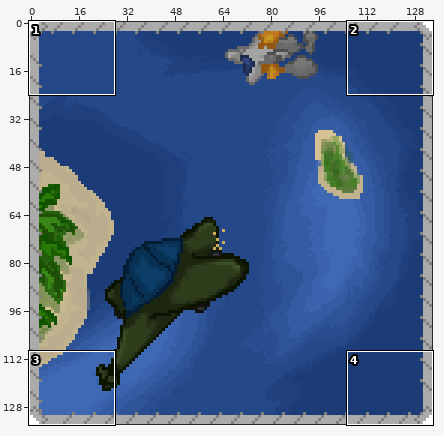
Edited in one commit: sprite sheet (assets/textures/levels/Level1.png). The first picture is a wide view before the edit; the outline marks the close-up.
Close-up. Old version:
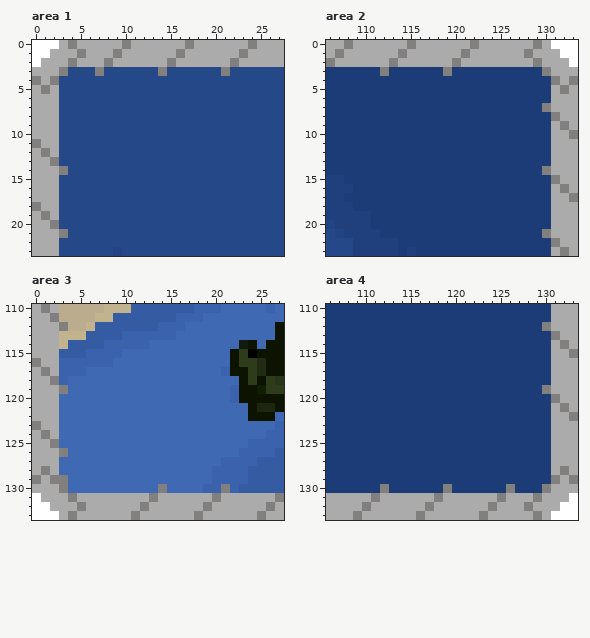
The file is 134x134 pixels. Colours within 5 levels of each other are drawn and written as one. Shown: area 1: x 0..27, y 0..23; area 2: x 106..133, y 0..23; area 3: x 0..27, y 110..133; area 4: x 106..133, y 110..133.
And afterwards:
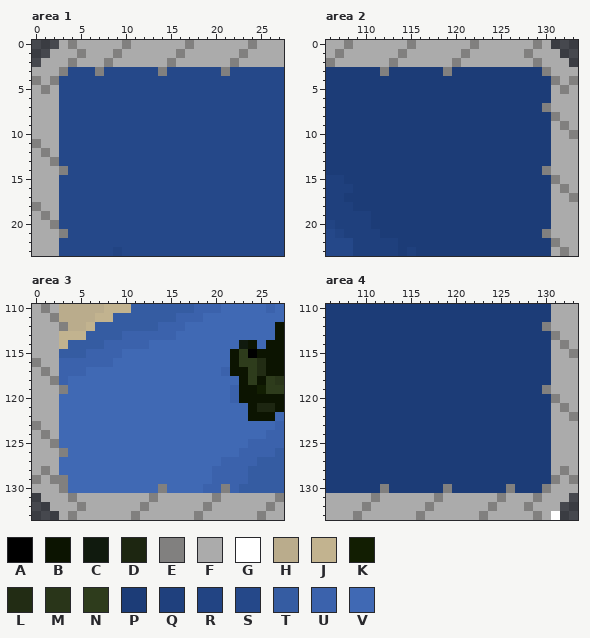
Palette (. is transparent): A #000000  B #0c1401  C #101a0e  D #1d2611  E #81807f  F #ababab  G #ffffff  H #baac8c  J #c2b38f  K #121e02  L #222c14  M #293519  N #2e3c1c  P #1c3c77  Q #1f407d  R #224483  S #254889  T #355ca2  U #3b62ac  V #4069b4
Diff:
{"where": "area 1"}
{"y":0,"x":0,"old":"GGG","new":"..."}
{"y":1,"x":0,"old":"GG","new":".."}
{"y":2,"x":0,"old":"G","new":"."}
{"where": "area 2"}
{"y":0,"x":131,"old":"GGG","new":"..."}
{"y":1,"x":132,"old":"GG","new":".."}
{"y":2,"x":133,"old":"G","new":"."}
{"where": "area 3"}
{"y":131,"x":0,"old":"G","new":"."}
{"y":132,"x":0,"old":"GG","new":".."}
{"y":133,"x":0,"old":"GGG","new":"..."}
{"where": "area 4"}
{"y":131,"x":133,"old":"G","new":"."}
{"y":132,"x":132,"old":"GG","new":".."}
{"y":133,"x":132,"old":"GG","new":".."}
